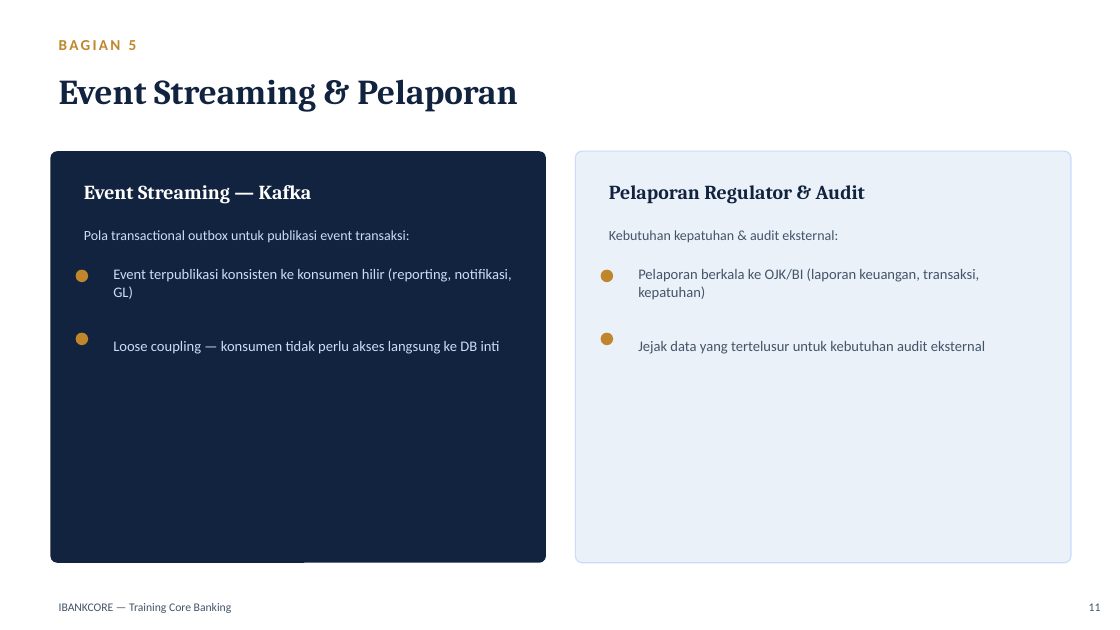
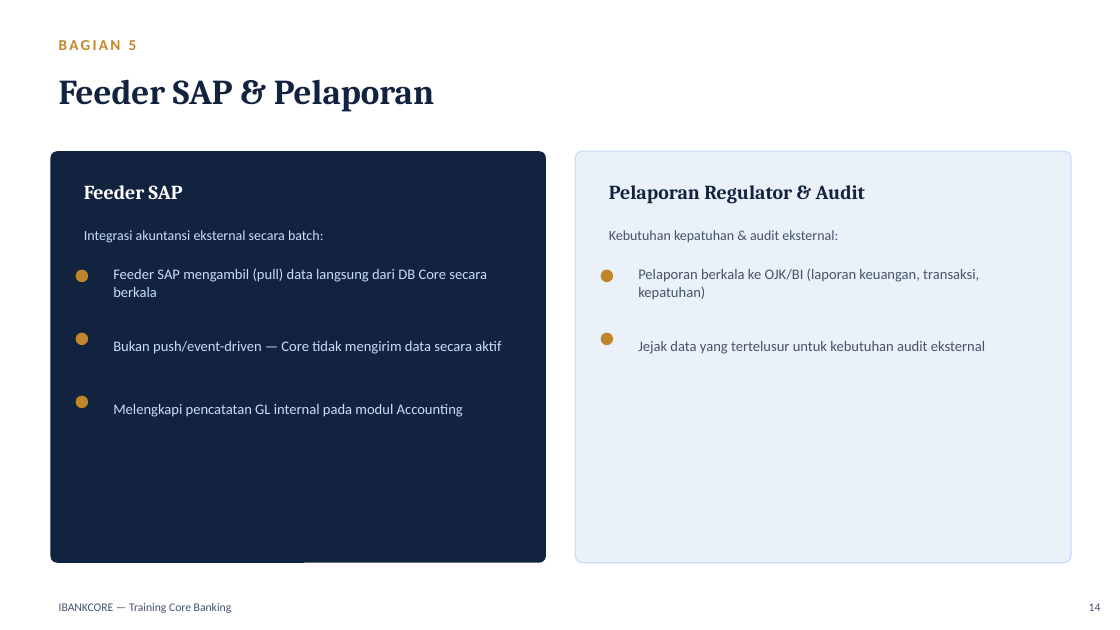
Before and after one commit to wisnu/ibankcore-training-materials, a slide deck: slide 14 of deployments/cgs-pos/dist/materi_training_ibankcore.pptx (slide 11 before the commit). Drawn at 1120x630 pixels with LibreOffice and Linux fonts; fonts in the diff are those of the drawing. Boxes give left, top, right and bottom in pixels: in the first picture for what was removed or moved away, otherwise in the second. Text is boxed around its words. In the diff, an @@ line names an element or a change of style, - is before the commit and + after.

```diff
--- a/deployments/cgs-pos/dist/materi_training_ibankcore.pptx
+++ b/deployments/cgs-pos/dist/materi_training_ibankcore.pptx
@@ text at (x1=59, y1=79, x2=434, y2=112): text changed @@
-Event Streaming & Pelaporan
+Feeder SAP & Pelaporan
@@ text at (x1=84, y1=185, x2=183, y2=199): text changed @@
-Event Streaming — Kafka
+Feeder SAP
@@ text at (x1=84, y1=230, x2=323, y2=243): text changed @@
-Pola transactional outbox untuk publikasi event transaksi:
+Integrasi akuntansi eksternal secara batch:
@@ text at (x1=113, y1=268, x2=487, y2=297): text changed @@
-Event terpublikasi konsisten ke konsumen hilir (reporting, notifikasi, GL)
+Feeder SAP mengambil (pull) data langsung dari DB Core secara berkala
@@ text at (x1=113, y1=341, x2=501, y2=354): text changed @@
-Loose coupling — konsumen tidak perlu akses langsung ke DB inti
+Bukan push/event-driven — Core tidak mengirim data secara aktif
@@ ellipse added at (x1=76, y1=396, x2=88, y2=408), fill #C0862B @@
@@ text added at (x1=113, y1=404, x2=463, y2=417), 12.5 pt, text #CADCFC @@
+Melengkapi pencatatan GL internal pada modul Accounting
@@ text at (x1=1089, y1=603, x2=1101, y2=611): text changed @@
-11
+14
```
Also in this commit, not shown: 14 other slides changed, 3 slides added, 9 other files.
